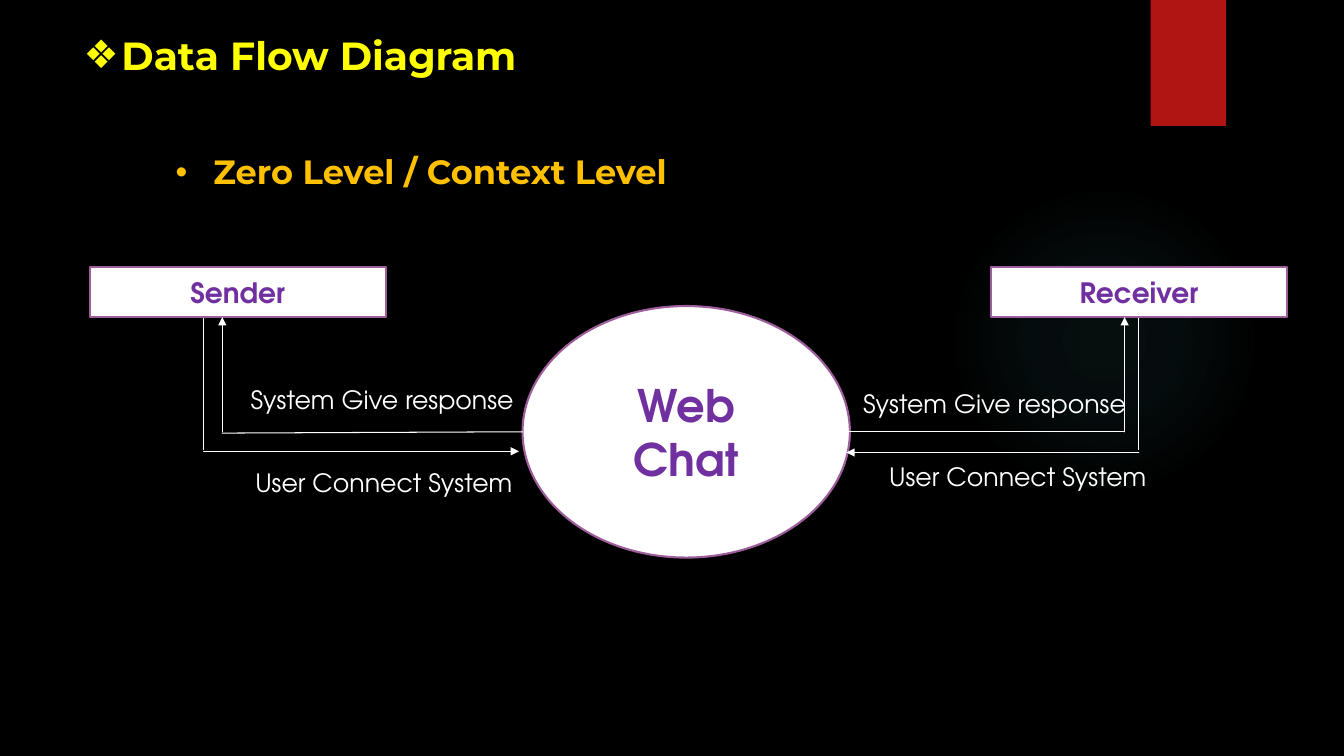
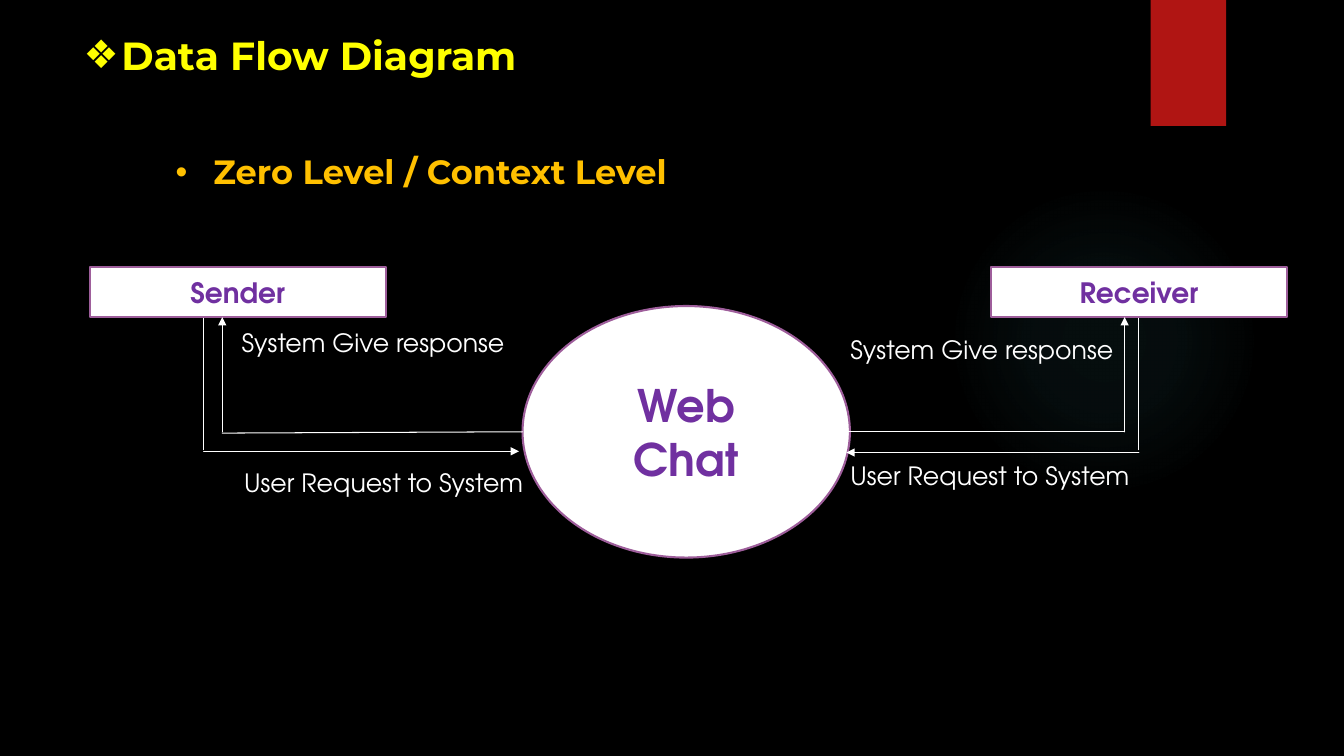
Before and after one commit to HENILCODES/Live_Chat_Flask, a slide deck: slide 9 of Project Live chat.pptx. Drawn at 1344x756 pixels with LibreOffice and Linux fonts; fonts in the diff are those of the drawing; background and template pictures are left out. Boxes give left, top, right and bottom in pixels: in the first picture for what was removed or moved away, otherwise in the second. Text is boxed around its words. In the diff, an @@ line names an element or a change of style, - is before the commit and + after.

```diff
--- a/Project Live chat.pptx
+++ b/Project Live chat.pptx
@@ text "System Give response": place and size @@
-text "System Give response" at box(251, 390, 513, 414)
+text "System Give response" at box(242, 333, 504, 357)
@@ text "System Give response" rewrapped from box(863, 387, 1126, 425) to box(850, 340, 1113, 364) @@
@@ text at box(244, 473, 523, 497): text changed @@
-User Connect System
+User Request to System
@@ text at box(850, 466, 1129, 490): text changed @@
-User Connect System
+User Request to System
```
Also in this commit, not shown: 4 other slides changed, 1 other file.
